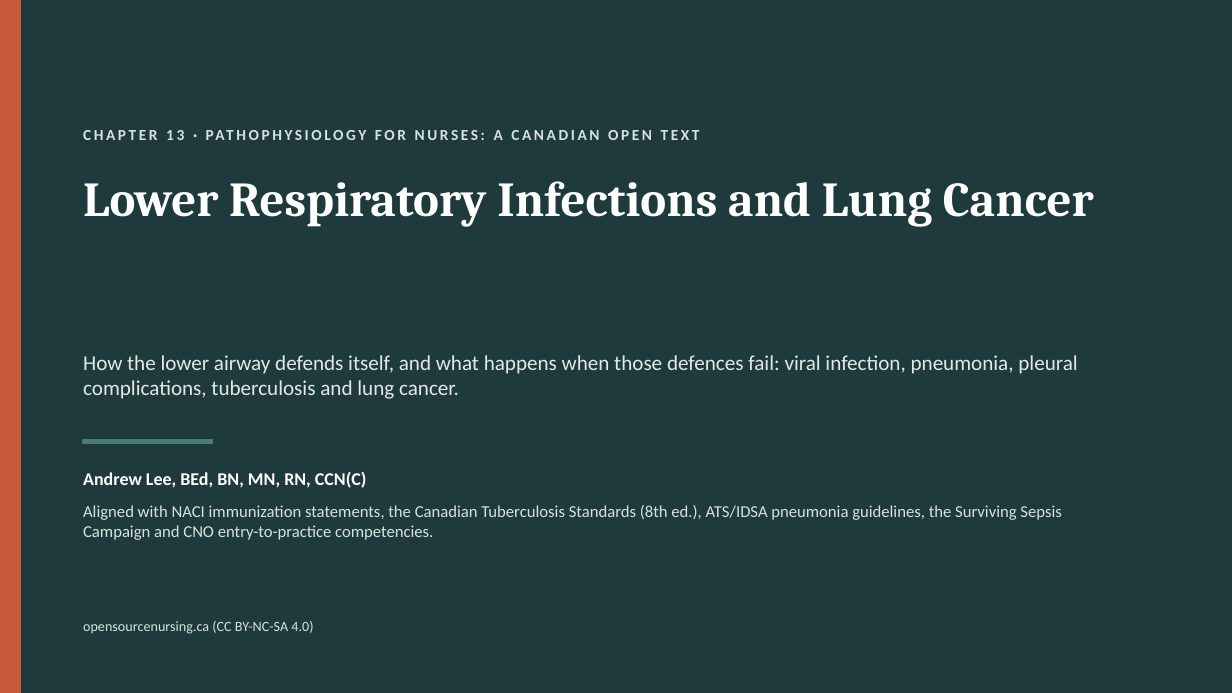
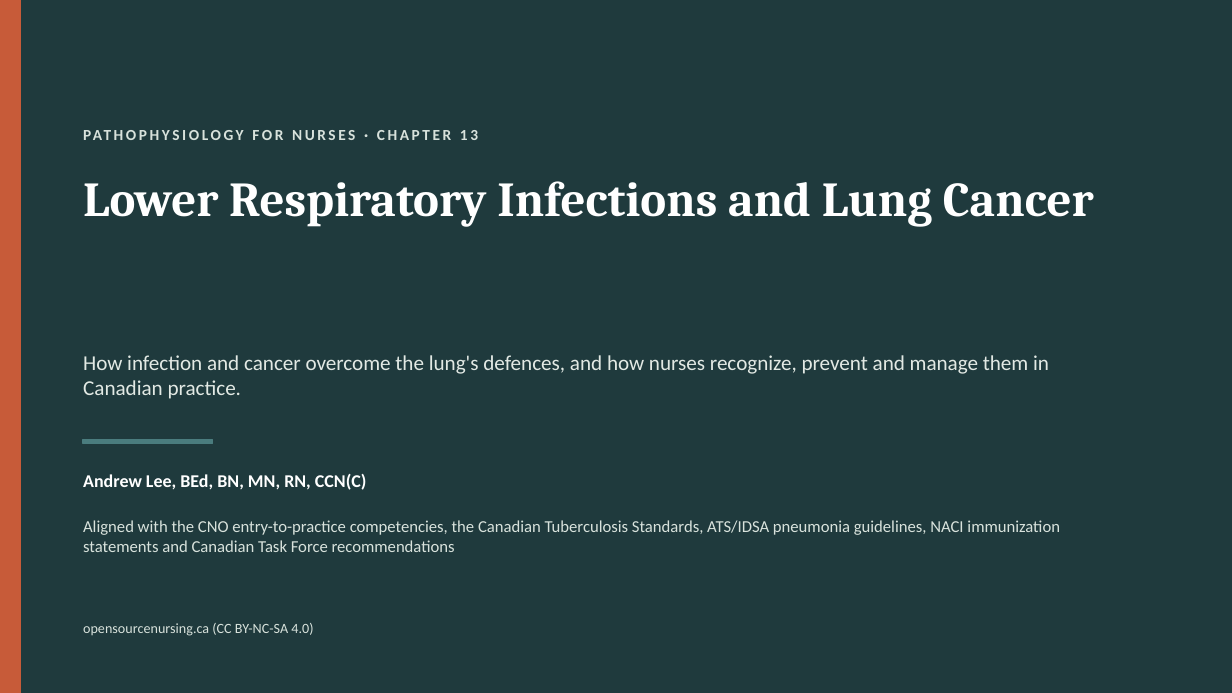
Before and after one commit to andrewleenl/opensourcenursing, a slide deck: slide 1 of Ch13_Lower_Respiratory_Infections_and_Lung_Cancer_Lecture_Presentation.pptx. Drawn at 1232x693 pixels with LibreOffice and Linux fonts; fonts in the diff are those of the drawing. Boxes give left, top, right and bottom in pixels: in the first picture for what was removed or moved away, otherwise in the second. Text is boxed around its words. In the diff, an @@ line names an element or a change of style, - is before the commit and + after.

```diff
--- a/Ch13_Lower_Respiratory_Infections_and_Lung_Cancer_Lecture_Presentation.pptx
+++ b/Ch13_Lower_Respiratory_Infections_and_Lung_Cancer_Lecture_Presentation.pptx
@@ text at (x1=106, y1=130, x2=115, y2=140): text changed @@
-CHAPTER 13 · PATHOPHYSIOLOGY FOR NURSES: A CANADIAN OPEN TEXT
+PATHOPHYSIOLOGY FOR NURSES · CHAPTER 13
@@ text at (x1=83, y1=355, x2=1049, y2=399): text changed @@
-How the lower airway defends itself, and what happens when those defences fail: viral infection, pneumonia, pleural complications, tuberculosis and lung cancer.
+How infection and cancer overcome the lung's defences, and how nurses recognize, prevent and manage them in Canadian practice.
@@ text "Aligned with the CNO entry-to-practice ..." at (x1=83, y1=520, x2=1060, y2=552): vertical alignment top to middle @@
@@ text at (x1=83, y1=520, x2=1060, y2=552): text changed @@
-Aligned with NACI immunization statements, the Canadian Tuberculosis Standards (8th ed.), ATS/IDSA pneumonia guidelines, the Surviving Sepsis Campaign and CNO entry-to-practice competencies.
+Aligned with the CNO entry-to-practice competencies, the Canadian Tuberculosis Standards, ATS/IDSA pneumonia guidelines, NACI immunization statements and Canadian Task Force recommendations
```
Also in this commit, not shown: 4 other slides changed, 45 slides added, 72 slides removed, 7 other files.
